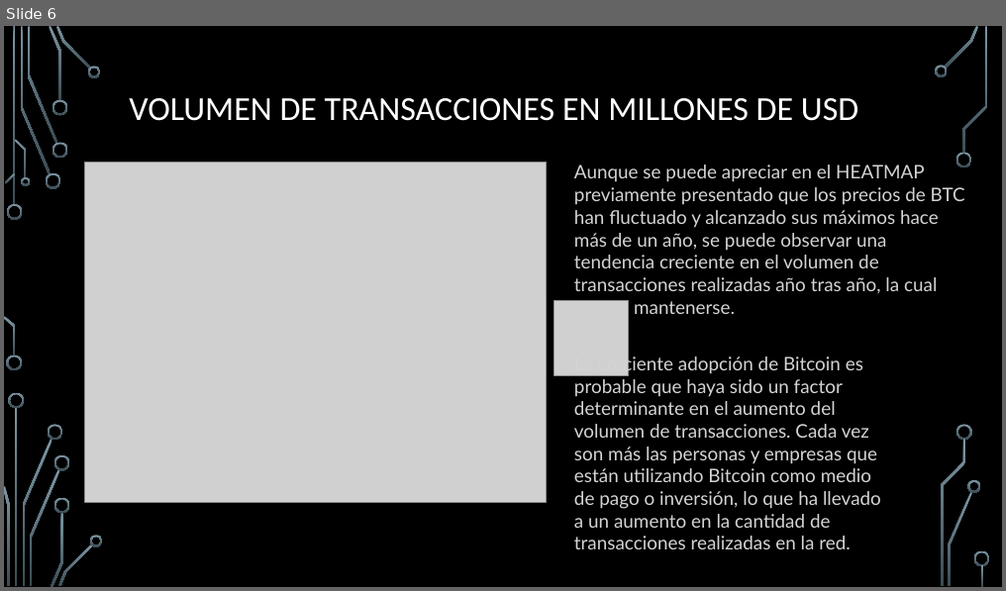
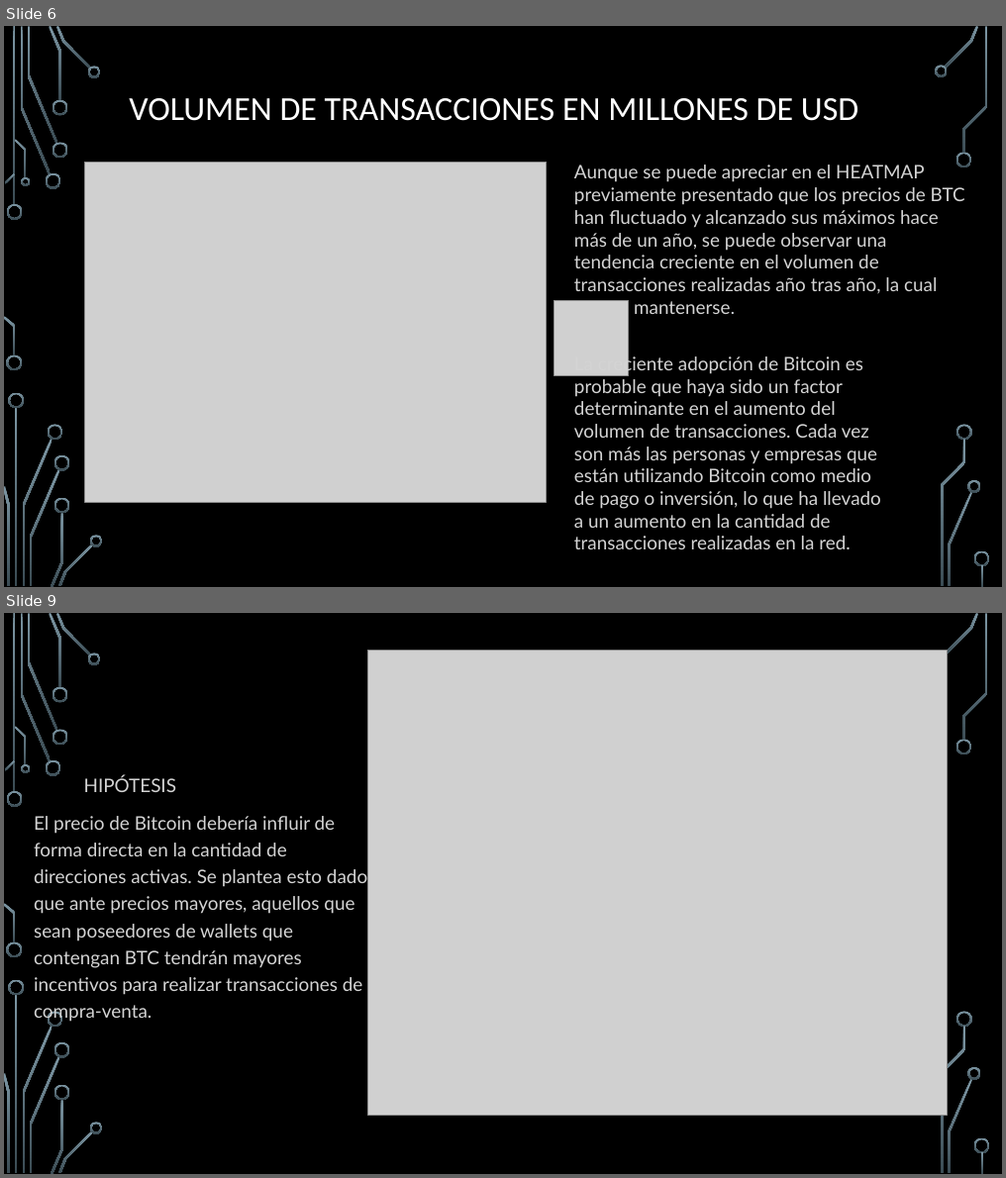
Before and after one commit to MartinMF88/Proyecto_DataScience_Coder, a slide deck: data/Presentación_Martinez.pptx. Shown one above the other, each under a label of ours: slide 6 before the commit, slides 6 and 9 after it; the slides between them are not shown. The pictures are 1006x591 and 1006x1178 pixels, drawn with LibreOffice and Linux fonts; fonts in the diff are those of the drawing; grey boxes stand for pictures; background and template pictures are left out. Boxes give left, top, right and bottom in pixels: in the first picture for what was removed or moved away, otherwise in the second. Text is boxed around its words. In the diff, an @@ line names an element or a change of style, - is before the commit and + after.

```diff
--- a/data/Presentación_Martinez.pptx
+++ b/data/Presentación_Martinez.pptx
@@ slide 9 added at (4,613,1002,1174), background picture (left out); not listed: 36 template elements that a slide beside it also shows @@
@@ picture added at (368,651,947,1115) @@
@@ text added at (34,776,367,995), 18 pt, text #D4D4D4 @@
+HIPÓTESIS
+El precio de Bitcoin debería influir de forma directa en la cantidad de direcciones activas. Se plantea esto dado que ante precios mayores, aquellos que sean poseedores de wallets que contengan BTC tendrán mayores incentivos para realizar transacciones de compra-venta.
```
Also in this commit, not shown: 1 slide changed, 2 other slides added.
